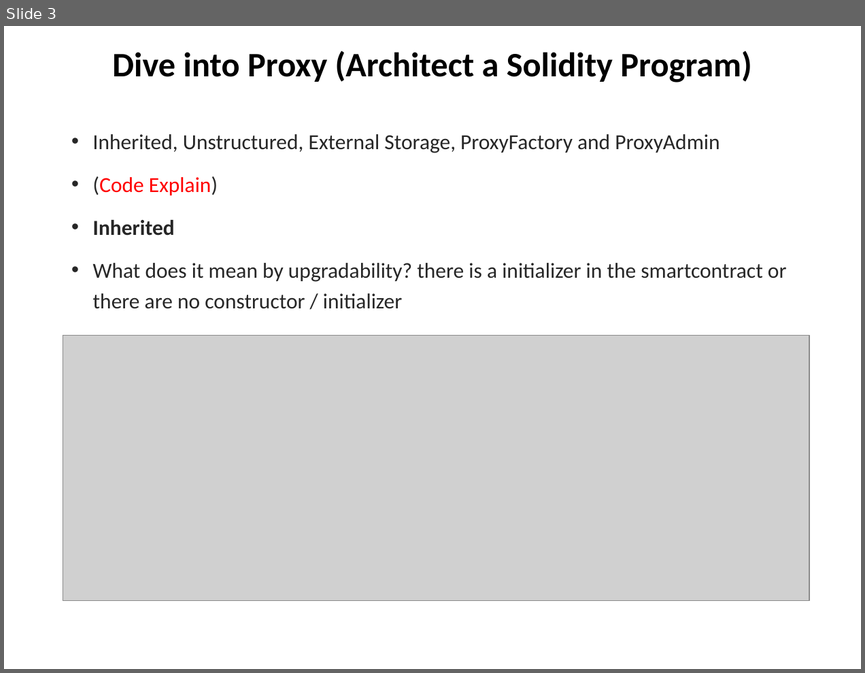
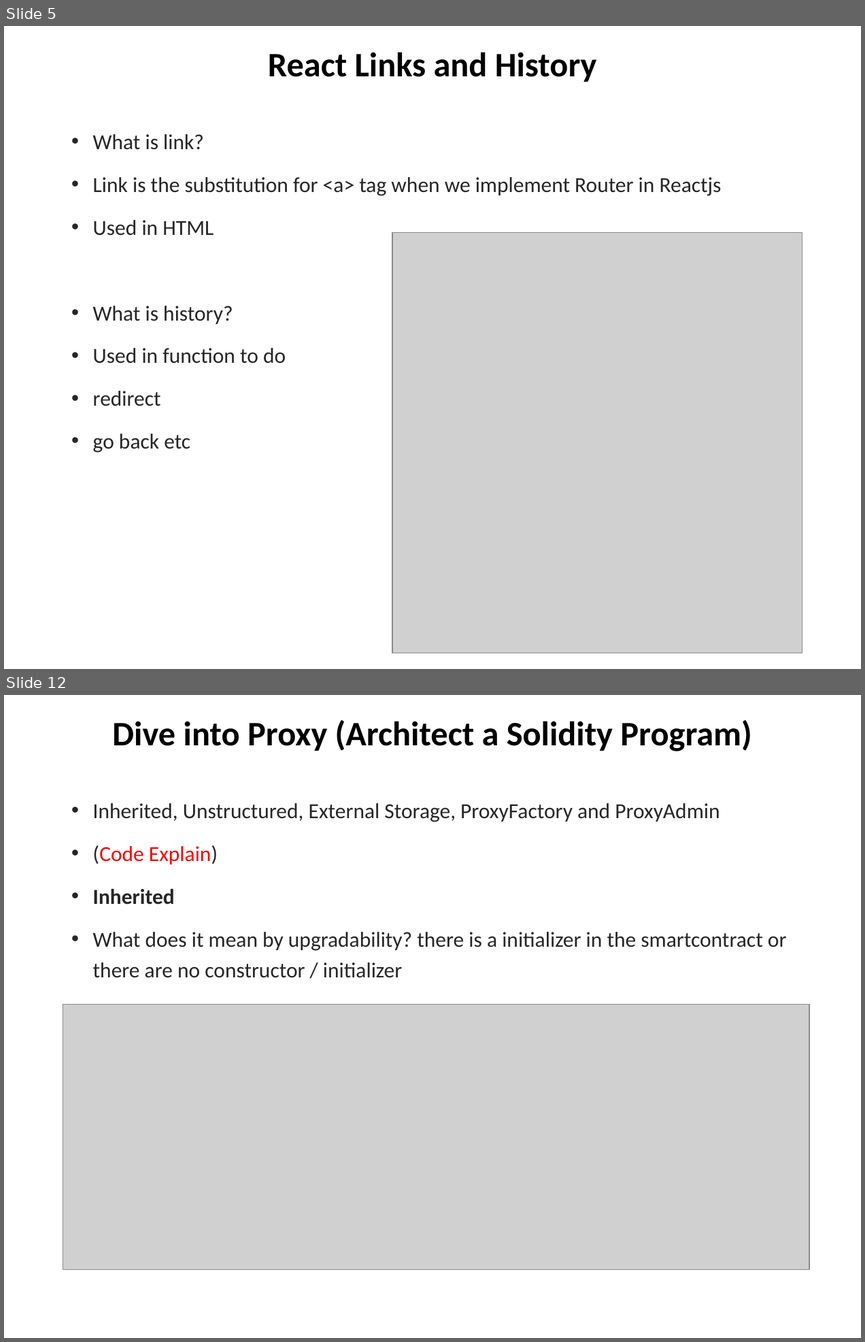
Before and after one commit to chuacw/SGUS-Slides, a slide deck: BCI - Day13 - Reactjs 2 Web3.pptx. Shown one above the other, each under a label of ours: slide 3 before the commit, slides 5 and 12 after it; the slides between them are not shown. The pictures are 865x673 and 865x1342 pixels, drawn with LibreOffice and Linux fonts; fonts in the diff are those of the drawing; grey boxes stand for pictures. Boxes give left, top, right and bottom in pixels: in the first picture for what was removed or moved away, otherwise in the second. Text is boxed around its words. In the diff, an @@ line names an element or a change of style, - is before the commit and + after.

```diff
--- a/BCI - Day13 - Reactjs 2 Web3.pptx
+++ b/BCI - Day13 - Reactjs 2 Web3.pptx
@@ slide 5 added at [4, 26, 861, 669], background #FFFFFF @@
@@ title added at [268, 52, 597, 82], 28.8 pt, text #000000, bold @@
+React Links and History
@@ text added at [93, 134, 721, 452], 18 pt, text #262626 @@
+• What is link?
+• Link is the substitution for <a> tag when we implement Router in Reactjs
+• Used in HTML
+• What is history?
+• Used in function to do
+• redirect
+• go back etc
@@ picture added at [392, 233, 802, 653] @@
@@ what was slide 3 is now slide 12 @@
```
Also in this commit, not shown: 1 slide changed, 9 other slides added, 2 other files.
